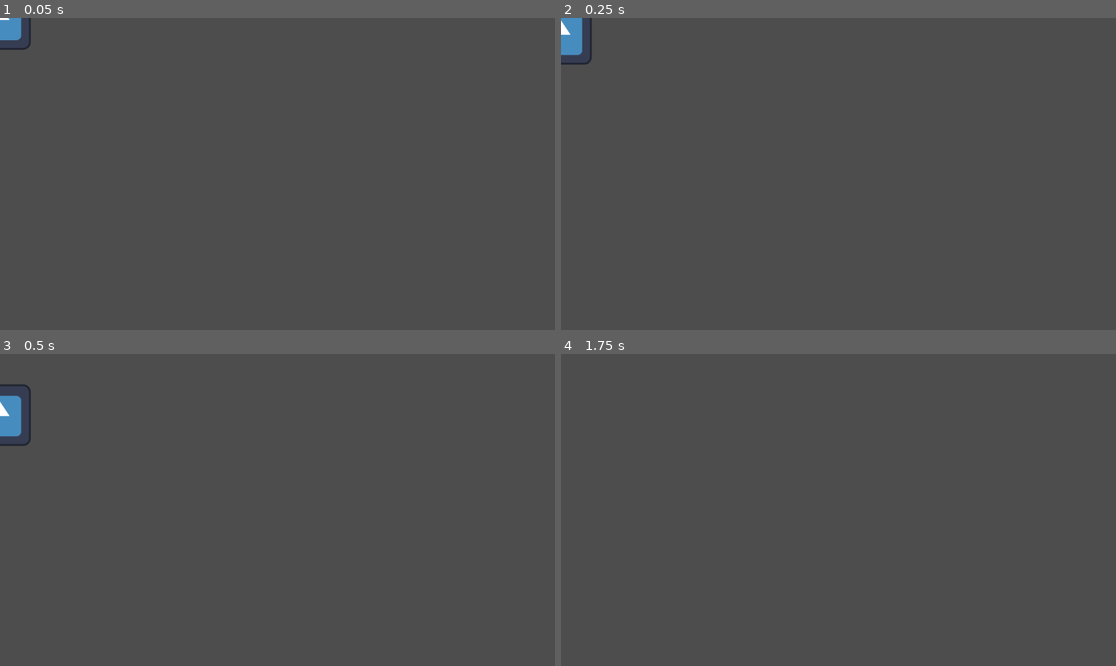
Above: before the commit, frames 1-4 (two rows, left to right).
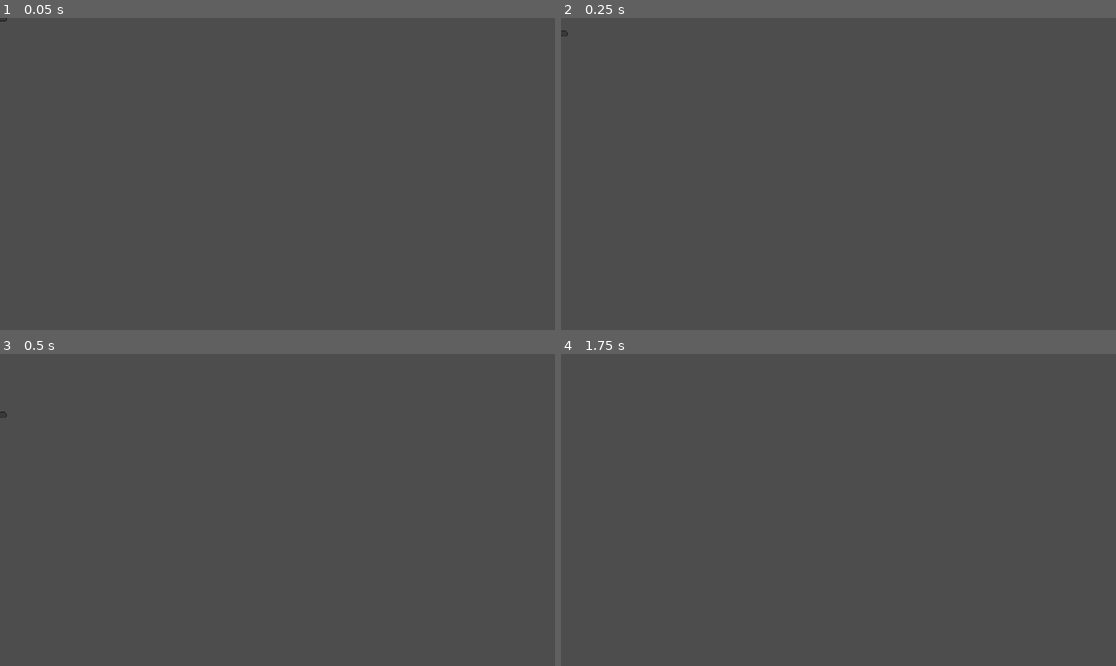
Above: after the commit, the same moments.

Repository: squidink7/RevengeOfThePeeg
Game: Godot game, scene res://player.tscn
The game is run twice, just before and just after one commit, with the same random seed, the same clock (stepped at 60 frames per second) and the same inputs. The project has no main scene, so this scene is started directly. The engine's default icon, where the game draws it, is replaced by a stand-in: a white triangle on a blue panel in a dark square.
Inputs:
- Up to frame 1 (0.05 s): no input
- Up to frame 2 (0.25 s): no input
- Up to frame 3 (0.5 s): no input
- Up to frame 4 (1.75 s): hold D (move_right) from 0.53 s (still down); tap Space (jump) at 0.77, 1.52 s

The runs differ from the first frame. In frame 1, 0.3% of the frame differs, in the area x 0-6%, y 0-11%; in frame 2, 0.6%; in frame 3, 0.6%, in the area x 0-6%, y 9-30%; in frame 4, nothing differs.

Commit message:
changed animation stuff

Diff:
--- a/player.tscn
+++ b/player.tscn
@@ -1,14 +1,20 @@
-[gd_scene load_steps=5 format=3 uid="uid://c1ecpi7hkuyci"]
+[gd_scene load_steps=8 format=3 uid="uid://dwsrn8ltet4ot"]
 
 [ext_resource type="Script" path="res://player.gd" id="1_6gogl"]
 [ext_resource type="Texture2D" uid="uid://cwed56pgks02g" path="res://icon.svg" id="2_ixwo8"]
+[ext_resource type="Texture2D" uid="uid://s6ps8toquqpc" path="res://Peeg/Untitled_Artwork-1.png" id="3_la3u6"]
+[ext_resource type="Texture2D" uid="uid://ce0iwbrgrqc5c" path="res://Peeg/Untitled_Artwork-2.png" id="4_x18np"]
+[ext_resource type="Texture2D" uid="uid://c3rvaiv2p7eyq" path="res://Peeg/Untitled_Artwork-3.png" id="5_3n8nf"]
 
 [sub_resource type="RectangleShape2D" id="RectangleShape2D_s7veb"]
 size = Vector2(128, 128)
 
 [sub_resource type="SpriteFrames" id="SpriteFrames_kiu1r"]
 animations = [{
-"frames": [],
+"frames": [{
+"duration": 1.0,
+"texture": ExtResource("3_la3u6")
+}],
 "loop": true,
 "name": &"default",
 "speed": 5.0
@@ -20,14 +26,25 @@
 "loop": true,
 "name": &"new_animation",
 "speed": 5.0
+}, {
+"frames": [{
+"duration": 1.0,
+"texture": ExtResource("4_x18np")
+}, {
+"duration": 1.0,
+"texture": ExtResource("5_3n8nf")
+}],
+"loop": true,
+"name": &"walk",
+"speed": 6.0
 }]
 
 [node name="CharacterBody2D" type="CharacterBody2D"]
 script = ExtResource("1_6gogl")
 
 [node name="CollisionShape2D" type="CollisionShape2D" parent="."]
+visible = false
 shape = SubResource("RectangleShape2D_s7veb")
 
 [node name="AnimatedSprite2D" type="AnimatedSprite2D" parent="."]
 sprite_frames = SubResource("SpriteFrames_kiu1r")
-animation = &"new_animation"
